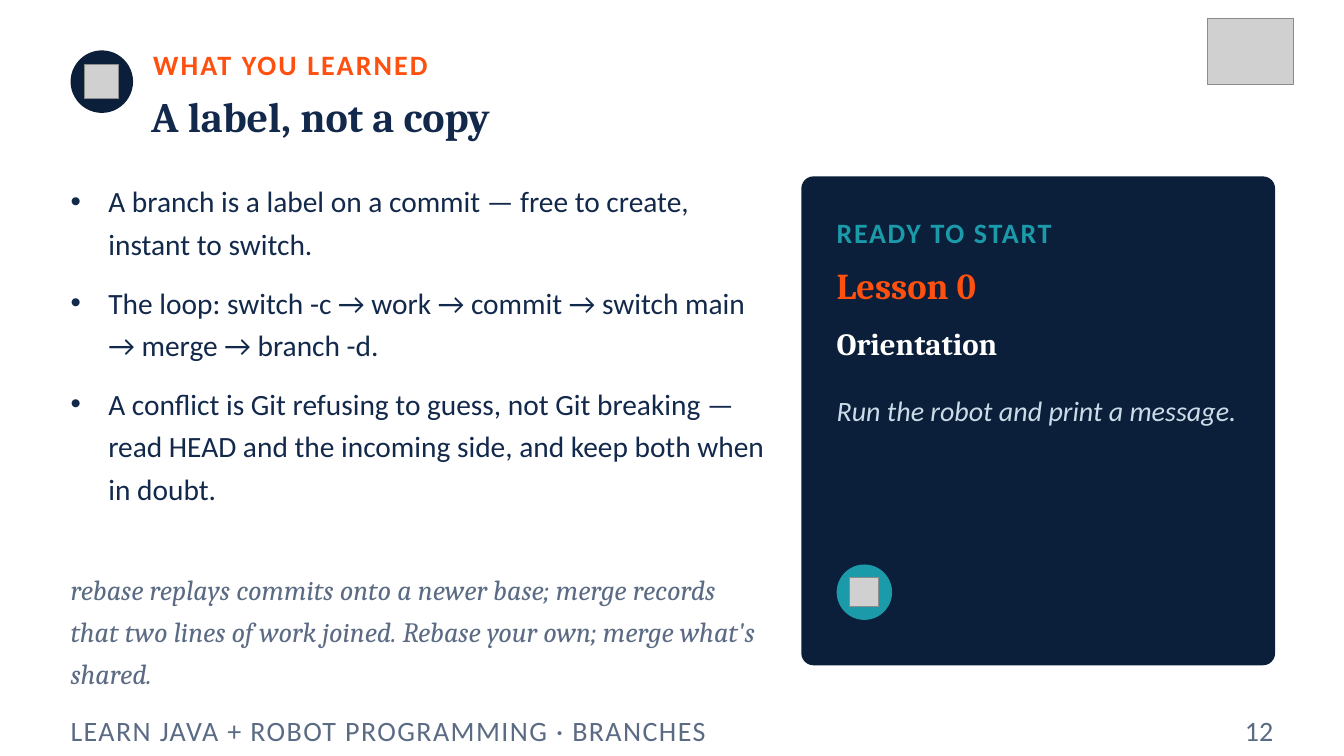
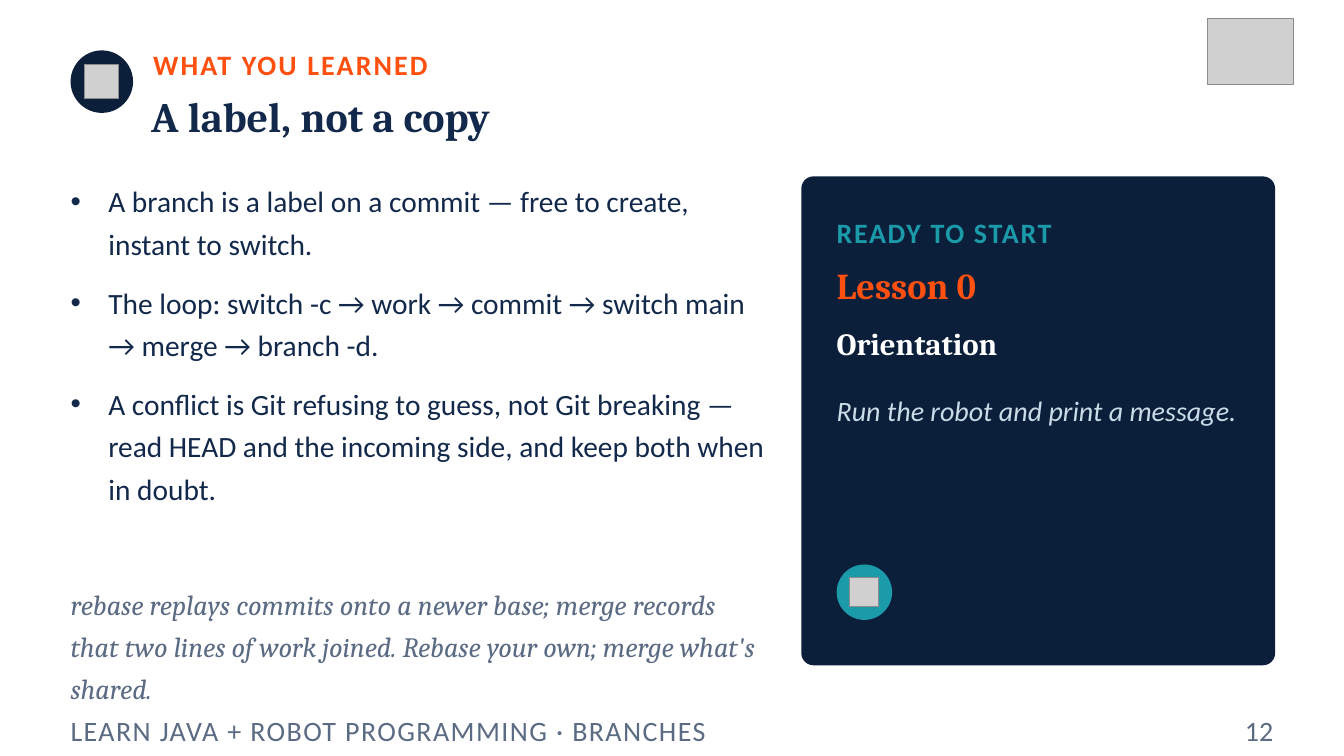
Before and after one commit to FRC5010/BasicRobotLessons, a slide deck: slide 12 of docs/presentations/v3/aside-git-branching.pptx. Drawn at 1344x756 pixels with LibreOffice and Linux fonts; fonts in the diff are those of the drawing; grey boxes stand for pictures. Boxes give left, top, right and bottom in pixels: in the first picture for what was removed or moved away, otherwise in the second. Text is boxed around its words. In the diff, an @@ line names an element or a change of style, - is before the commit and + after.

```diff
--- a/docs/presentations/v3/aside-git-branching.pptx
+++ b/docs/presentations/v3/aside-git-branching.pptx
@@ text "rebase replays commits onto a ..." moved from (x1=71, y1=580, x2=755, y2=684) to (x1=71, y1=595, x2=755, y2=699) @@
```
Also in this commit, not shown: 8 other slides changed, 8 other files.
